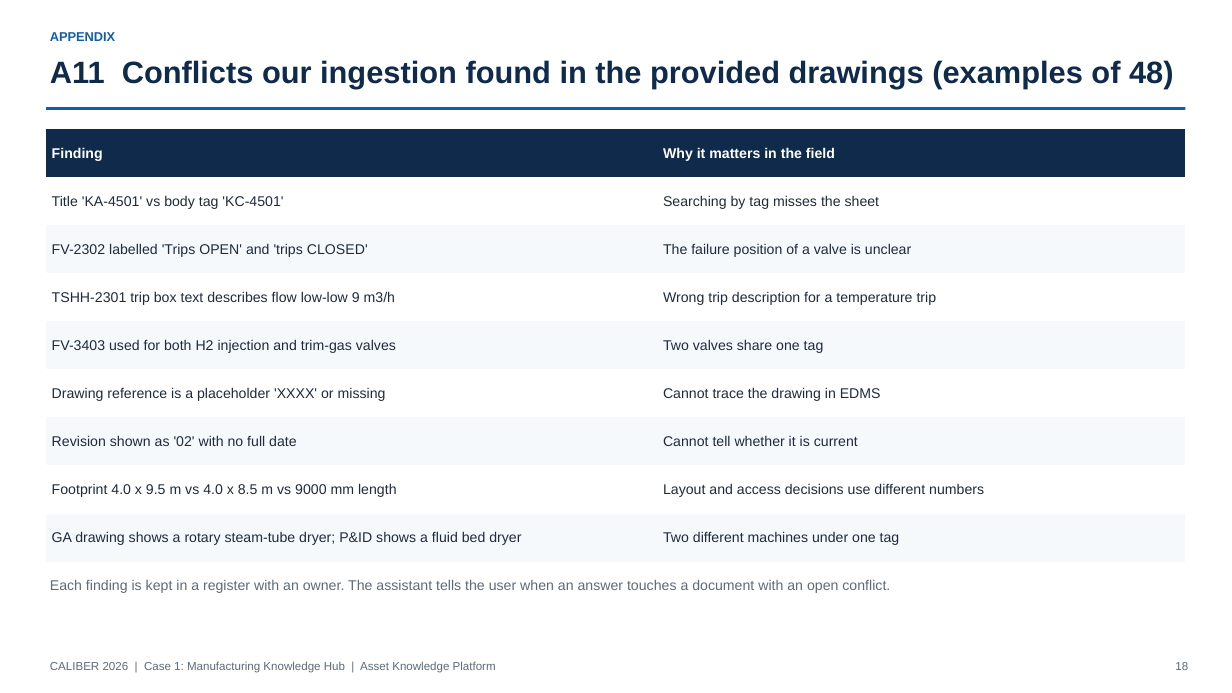
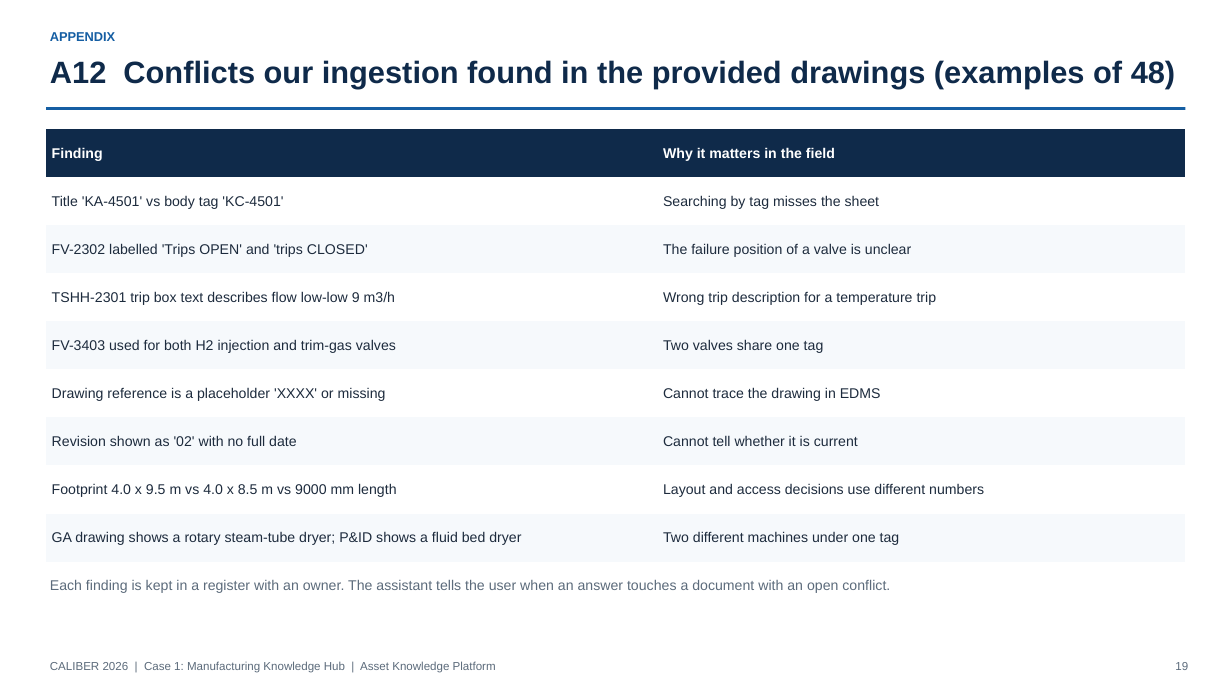
Before and after one commit to teknikchemical-ctrl/caliber2026, a slide deck: slide 19 of deck/CALIBER2026_Asset_Knowledge_Platform_Deck.pptx (slide 18 before the commit). Drawn at 1232x693 pixels with LibreOffice and Linux fonts; fonts in the diff are those of the drawing. Boxes give left, top, right and bottom in pixels: in the first picture for what was removed or moved away, otherwise in the second. Text is boxed around its words. In the diff, an @@ line names an element or a change of style, - is before the commit and + after.

```diff
--- a/deck/CALIBER2026_Asset_Knowledge_Platform_Deck.pptx
+++ b/deck/CALIBER2026_Asset_Knowledge_Platform_Deck.pptx
@@ text at <box>50,60,1175,89</box>: text changed @@
-A11 Conflicts our ingestion found in the provided drawings (examples of 48)
+A12 Conflicts our ingestion found in the provided drawings (examples of 48)
```
Also in this commit, not shown: 10 other slides changed, 1 slide added, 3 other files.
